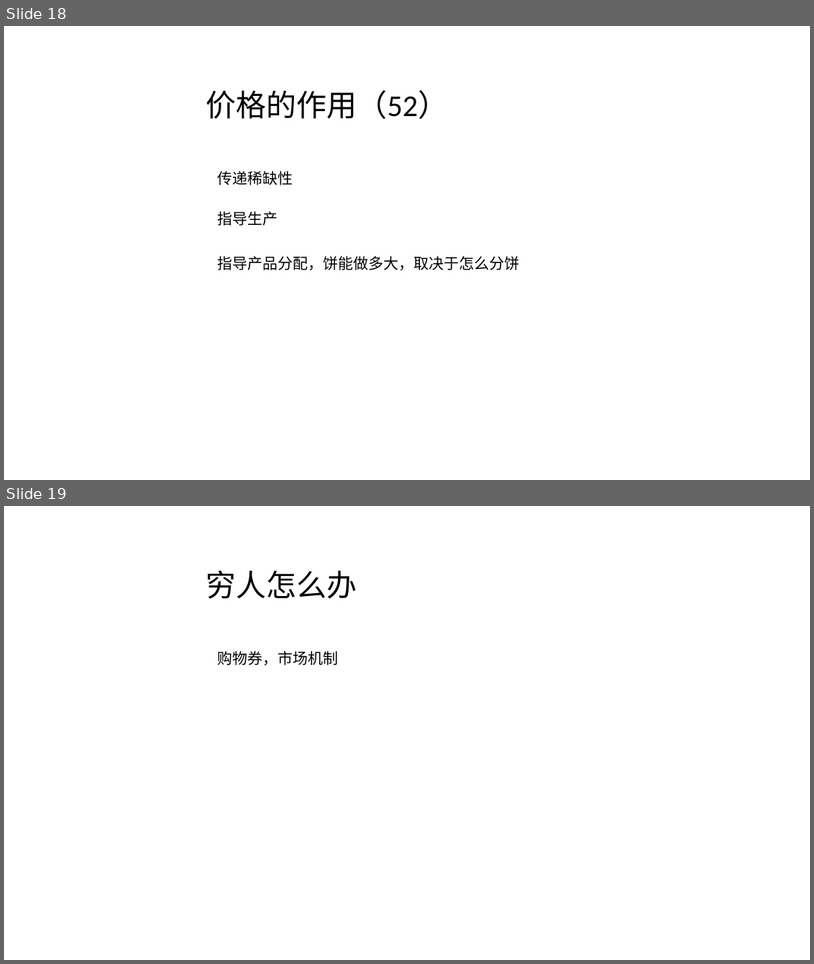
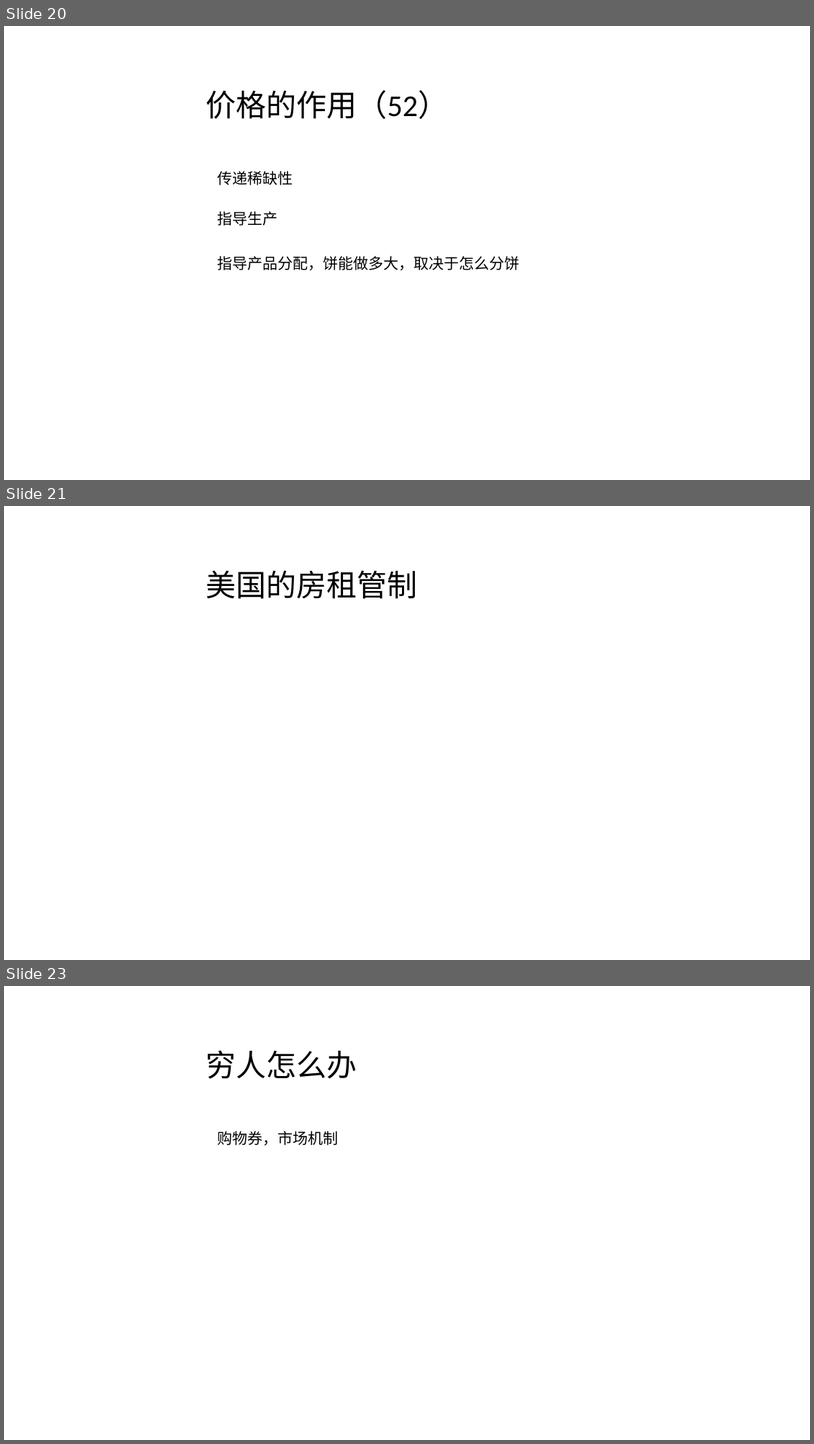
Before and after one commit to FredJiangFei/MyDocuments, a slide deck: 火车票/火车票.pptx. Shown one above the other, each under a label of ours: slides 18 and 19 before the commit, slides 20, 21 and 23 after it; the slides between them are not shown. The pictures are 814x964 and 814x1444 pixels, drawn with LibreOffice and Linux fonts; fonts in the diff are those of the drawing. Boxes give left, top, right and bottom in pixels: in the first picture for what was removed or moved away, otherwise in the second. Text is boxed around its words. In the diff, an @@ line names an element or a change of style, - is before the commit and + after.

```diff
--- a/火车票/火车票.pptx
+++ b/火车票/火车票.pptx
@@ slide 21 added at (x1=4, y1=506, x2=810, y2=960), background #FFFFFF @@
@@ text added at (x1=206, y1=570, x2=418, y2=599), 36 pt, text #000000 @@
+美国的房租管制
@@ what was slide 18 is now slide 20 @@
@@ what was slide 19 is now slide 23 @@
```
Also in this commit, not shown: 1 slide changed, 3 other slides added, 1 other file.
